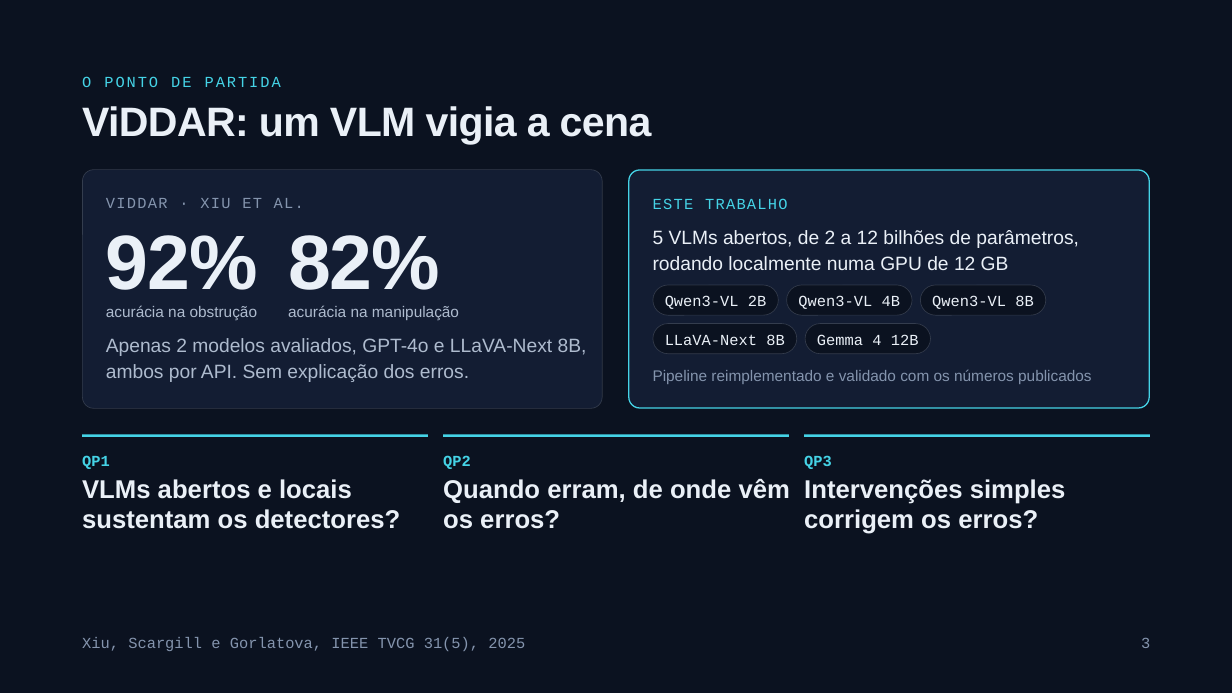
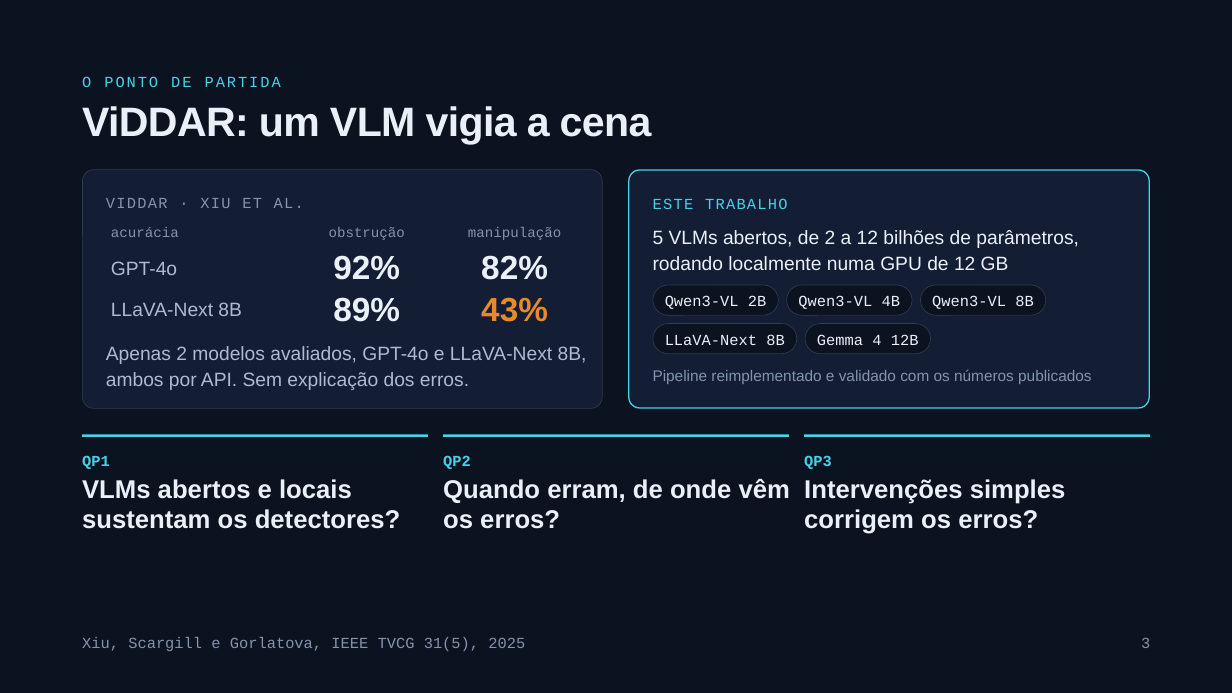
Before and after one commit to lucascouri2/viddar_rep, a slide deck: slide 3 of report/apresentação/apresentacao.pptx. Drawn at 1232x693 pixels with LibreOffice and Linux fonts; fonts in the diff are those of the drawing. Boxes give left, top, right and bottom in pixels: in the first picture for what was removed or moved away, otherwise in the second. Text is boxed around its words. In the diff, an @@ line names an element or a change of style, - is before the commit and + after.

```diff
--- a/report/apresentação/apresentacao.pptx
+++ b/report/apresentação/apresentacao.pptx
@@ text removed at <box>106,235,258,290</box> @@
-92%
@@ table added at <box>106,220,593,331</box>, 3 rows, 3 columns @@
+acurácia | obstrução | manipulação
+GPT-4o | 92% | 82%
+LLaVA-Next 8B | 89% | 43%
@@ text removed at <box>288,235,440,290</box> @@
-82%
@@ text removed at <box>106,305,257,320</box> @@
-acurácia na obstrução
@@ text removed at <box>288,305,459,320</box> @@
-acurácia na manipulação
@@ text "Apenas 2 modelos avaliados, GPT-4o ...": place and size @@
-text "Apenas 2 modelos avaliados, GPT-4o ..." at <box>106,338,587,382</box>
+text "Apenas 2 modelos avaliados, GPT-4o ..." at <box>106,346,587,390</box>
```
Also in this commit, not shown: 6 other slides changed, 1 slide added, 1 other file.
